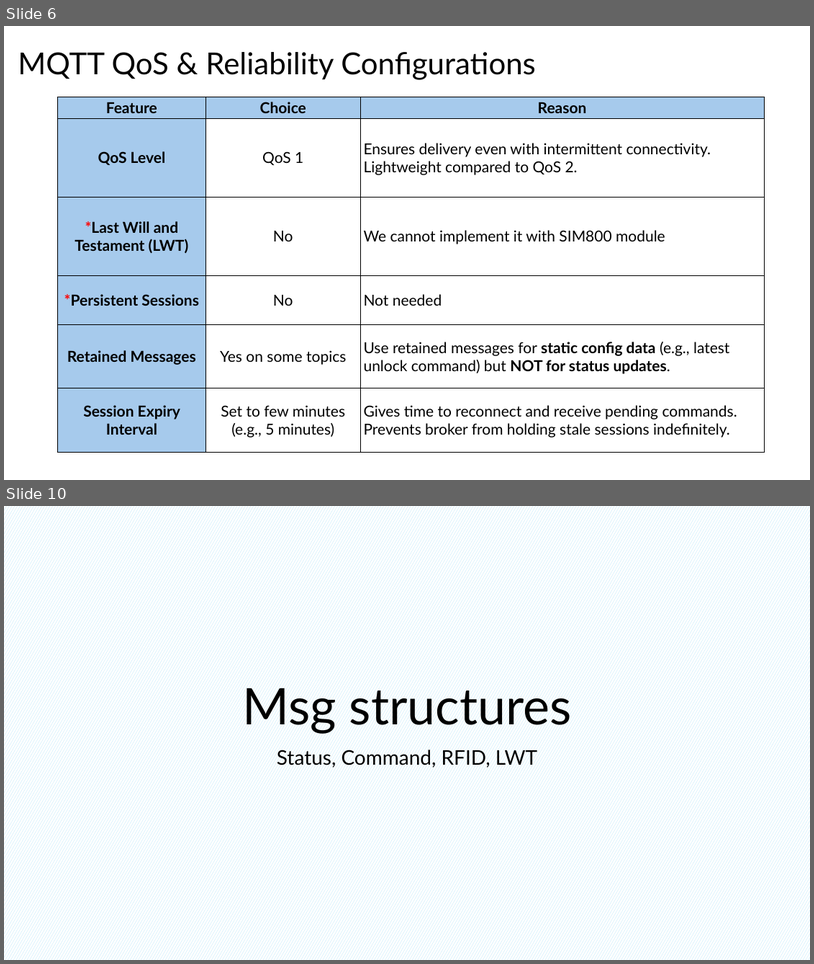
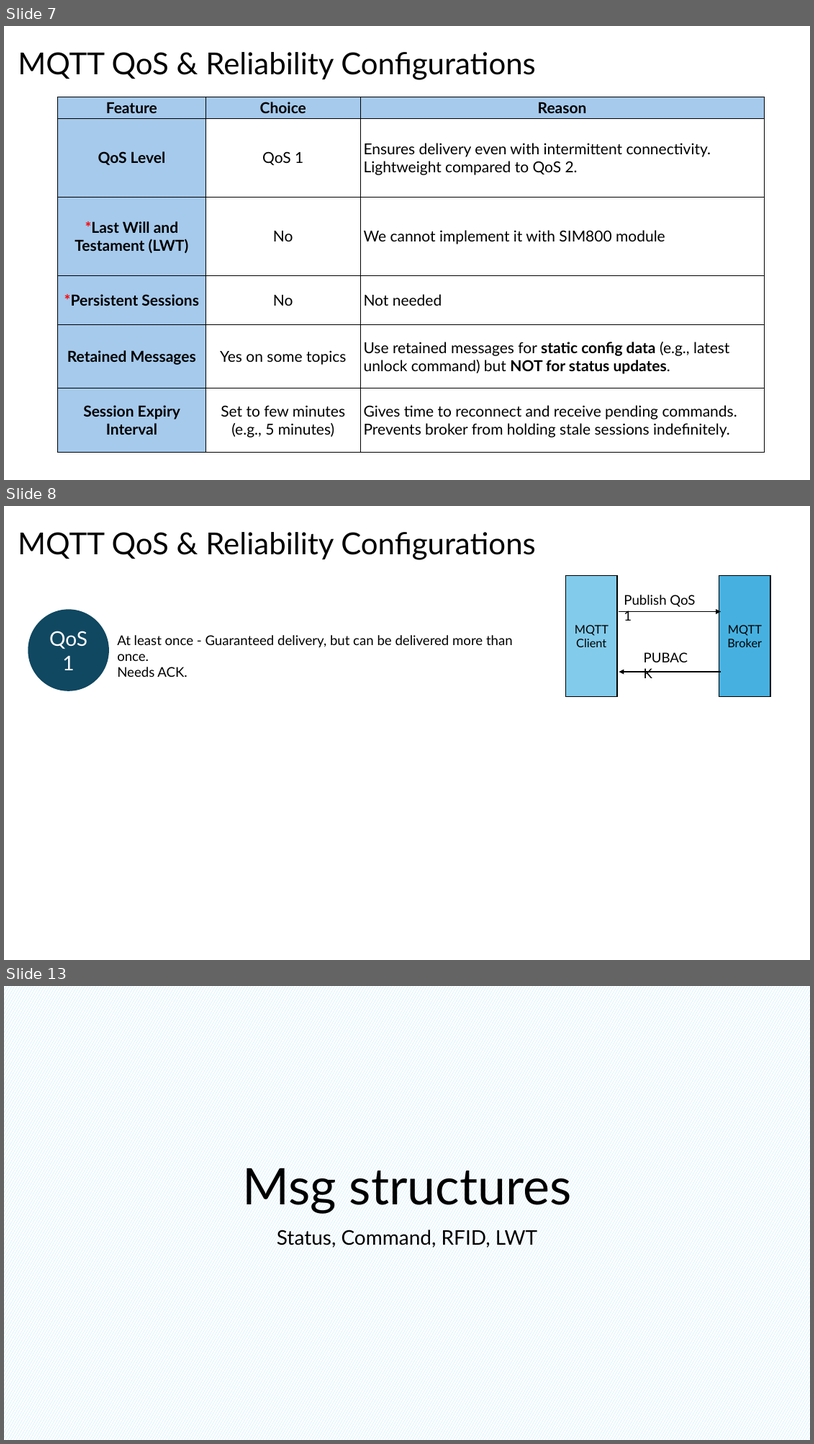
Before and after one commit to hamidrezaHemati/MQTT-AutoLock, a slide deck: Structure/Communication Workflow — MQTT Design & Architecture.pptx. Shown one above the other, each under a label of ours: slides 6 and 10 before the commit, slides 7, 8 and 13 after it; the slides between them are not shown. The pictures are 814x964 and 814x1444 pixels, drawn with LibreOffice and Linux fonts; fonts in the diff are those of the drawing. Boxes give left, top, right and bottom in pixels: in the first picture for what was removed or moved away, otherwise in the second. Text is boxed around its words. In the diff, an @@ line names an element or a change of style, - is before the commit and + after.

```diff
--- a/Structure/Communication Workflow — MQTT Design & Architecture.pptx
+++ b/Structure/Communication Workflow — MQTT Design & Architecture.pptx
@@ slide 8 added at [4, 506, 810, 960], background #FFFFFF @@
@@ text added at [18, 532, 536, 560], 36 pt, text #000000 @@
+MQTT QoS & Reliability Configurations
@@ rectangle added at [566, 576, 617, 697], fill #83CBEB, outline #000000 1.5 pt, 14 pt, text #000000 @@
+MQTT Client
@@ rectangle added at [720, 576, 771, 697], fill #46B1E1, outline #000000 1.5 pt, 14 pt, text #000000 @@
+MQTT Broker
@@ ellipse added at [28, 610, 108, 690], fill #104862, outline #104760 1.5 pt, 24 pt, text #FFFFFF @@
+QoS
+1
@@ arrow added from (619, 612) to (721, 612), #000000 1 pt @@
@@ text added at [624, 595, 695, 620], 16 pt, text #000000 @@
+Publish QoS 1
@@ text added at [117, 635, 513, 677], 16 pt, text #000000 @@
+At least once - Guaranteed delivery, but can be delivered more than once.
+Needs ACK.
@@ text added at [638, 646, 700, 668], 16 pt, text #000000 @@
+PUBACK
@@ arrow added from (721, 672) to (619, 672), #000000 1 pt @@
@@ what was slide 6 is now slide 7 @@
@@ what was slide 10 is now slide 13 @@
```
Also in this commit, not shown: 6 slides changed, 4 other slides added, 2 slides removed, 4 other files.
